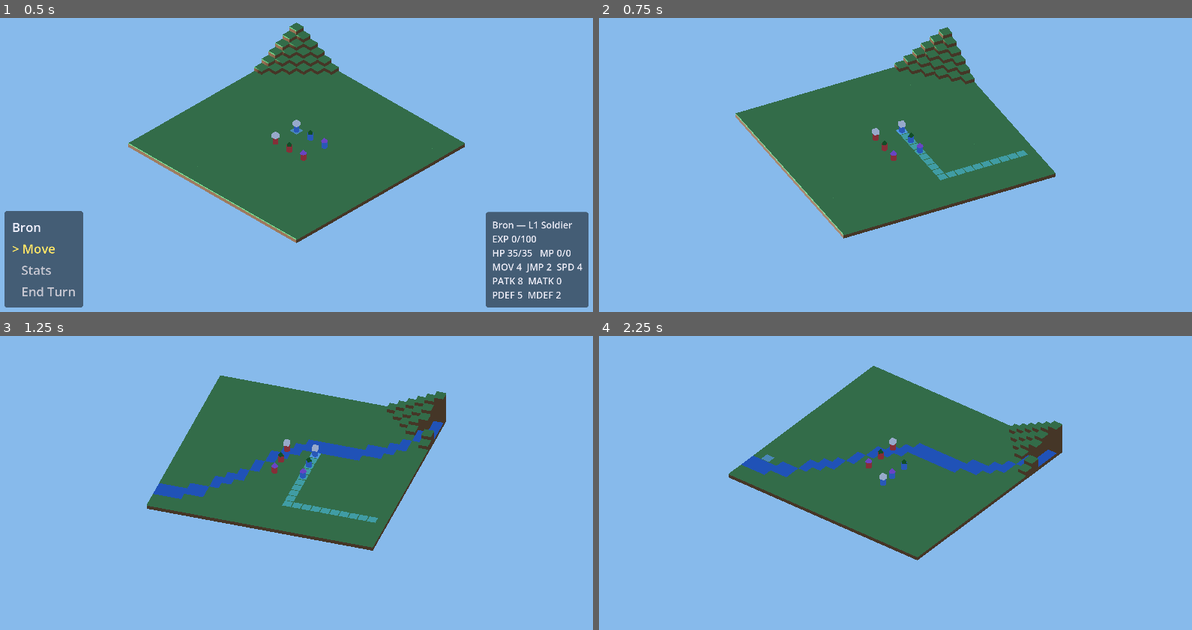
Above: before the commit, frames 1-4 (two rows, left to right).
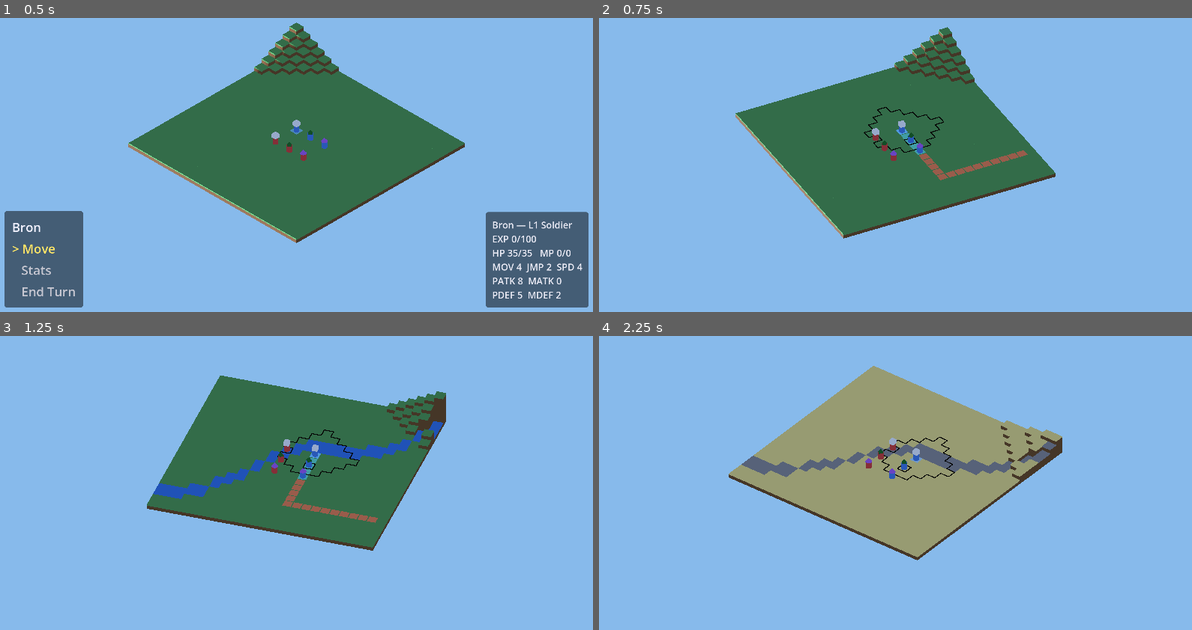
Above: after the commit, the same moments.

Repository: ZWMiller/cylinder_tactics
Game: Godot game, scene res://scenes/Main.tscn
The game is run twice, just before and just after one commit, with the same random seed, the same clock (stepped at 60 frames per second) and the same inputs.
Inputs (mouse positions are in pixels of both pictures, inside the frame that each line leads up to):
- Up to frame 1 (0.5 s): no input
- Up to frame 2 (0.75 s): tap Enter (ui_accept) at 0.5 s; move the mouse to (1025, 129) at 0.52 s; hold Up (ui_up) from 0.53 s (still down); hold Q from 0.53 s (still down); click (1025, 129) at 0.67 s
- Up to frame 3 (1.25 s): keep holding Up (ui_up); keep holding Q; tap Enter (ui_accept) at 0.77 s
- Up to frame 4 (2.25 s): release Up (ui_up) at 1.25 s; release Q at 1.25 s; drag from (776, 483) to (865, 532) at 1.27 s; tap Enter (ui_accept) at 2 s; move the mouse to (954, 391) at 2.02 s; hold Up (ui_up) from 2.03 s (still down); hold Q from 2.03 s (still down); click (954, 391) at 2.17 s

Frame 1 is identical in both runs. In frame 2, 0.5% of the frame differs, in the area x 44-73%, y 30-56%; in frame 3, 0.5%; in frame 4, 19%, in the area x 21-79%, y 10-76%.

Commit message:
Add movement range + jump gate with reachability outline and blue/red path preview
Gate movement by move/jump stats. Battlefield owns the math:
reachable_tiles (BFS) and classify_path (per-tile legality, reused by
the commit gate). Picking Move draws a black region outline (top-lines
+ corner posts that follow terraces); the path preview colors tiles
blue (legal) / red (illegal). Walk through allies, not enemies; 1
move-point per step, height jump-gated only.

Co-Authored-By: Claude Opus 4.8 <noreply@anthropic.com>

Diff:
--- a/scripts/Battlefield.gd
+++ b/scripts/Battlefield.gd
@@ -33,6 +33,19 @@
 ## works; 1000 is plenty and cheap.
 const _PICK_RAY_LENGTH := 1000.0
 
+## Thickness (world units) of the move-range outline strip across the edge it traces —
+## thin, so it reads as a drawn border line rather than a filled band. Used as the strip's
+## depth for both the horizontal top edges and the vertical cliff-face connectors.
+const _RANGE_BORDER_WIDTH := 0.09
+
+## Vertical thickness (world units) of a horizontal outline strip. Just enough to read as
+## a solid line from the ortho camera without poking visibly above the tile surface.
+const _RANGE_STRIP_THICKNESS := 0.04
+
+## The four orthogonal grid steps (no diagonals), reused by the reachability flood and
+## the range-outline edge test. `.y` is the grid Z axis (tiles are addressed (x, z)).
+const _ORTHO_DIRS := [Vector2i(1, 0), Vector2i(-1, 0), Vector2i(0, 1), Vector2i(0, -1)]
+
 # --- Configuration (editable in the Inspector; this is what @export means) ----
 
 ## Number of tiles along the X axis. There is intentionally no upper limit.
@@ -83,13 +96,32 @@
 ## Shared flat mesh laid over a tile to "light it up" as part of a previewed path.
 var _path_marker_mesh: PlaneMesh
 
-## Shared translucent material for the path markers (all markers look the same, so
-## one material is fine — unlike per-unit materials, we never recolor one alone).
+## Shared translucent material for LEGAL path-marker tiles (blue) — steps the active
+## unit is allowed to take. Per-marker `material_override` swaps in the illegal one below
+## for tiles that fail the move budget / jump gate / occupancy (see show_path).
 var _path_marker_material: StandardMaterial3D
+
+## Shared translucent material for ILLEGAL path-marker tiles (red) — a step that exceeds
+## the unit's jump, runs past its move budget, or ends on an occupied tile.
+var _path_illegal_material: StandardMaterial3D
 
 ## A reusable pool of marker nodes. We grow it on demand and hide the leftovers,
 ## so sweeping the mouse around to preview routes never allocates per frame.
 var _path_markers: Array[MeshInstance3D] = []
+
+# --- Move-range outline overlay (see show_move_range / clear_move_range) -------
+
+## A 1x1x1 box, scaled per segment into a thin horizontal sliver (a top edge) or a thin
+## vertical sliver (a cliff-face connector). A box rather than a flat plane lets the one
+## shared mesh form BOTH, so the outline can drop down terrain steps and stay continuous.
+var _range_strip_mesh: BoxMesh
+
+## Shared bright-blue material for the move-range outline (all segments look alike).
+var _range_material: StandardMaterial3D
+
+## Grown-on-demand pool of outline strips, leftovers hidden — same no-per-frame-alloc
+## trick as the path markers.
+var _range_markers: Array[MeshInstance3D] = []
 
 # --- Active-unit tile marker (see set_active_tile / clear_active_tile) --------
 
@@ -125,6 +157,24 @@
 	_path_marker_material.albedo_color = Color(0.30, 0.80, 1.0, 0.5)
 	_path_marker_material.transparency = BaseMaterial3D.TRANSPARENCY_ALPHA
 	_path_marker_material.shading_mode = BaseMaterial3D.SHADING_MODE_UNSHADED
+
+	# The red twin used for path tiles the move can't legally reach (jump too tall,
+	# beyond the move budget, or an occupied destination). Same flat translucent decal.
+	_path_illegal_material = StandardMaterial3D.new()
+	_path_illegal_material.albedo_color = Color(1.0, 0.30, 0.30, 0.5)
+	_path_illegal_material.transparency = BaseMaterial3D.TRANSPARENCY_ALPHA
+	_path_illegal_material.shading_mode = BaseMaterial3D.SHADING_MODE_UNSHADED
+
+	# Move-range outline: one shared 1x1 flat strip (scaled per edge segment) and one
+	# opaque BLACK material. Drawn only along the border of the reachable region (see
+	# show_move_range), so the interior stays clear. Black (not blue) so the border reads
+	# like a crisp menu line against any backdrop — a blue outline washed out against the
+	# sky where the region met the grid edge. Opaque + unshaded keeps it a flat, even line.
+	_range_strip_mesh = BoxMesh.new()
+	_range_strip_mesh.size = Vector3.ONE
+	_range_material = StandardMaterial3D.new()
+	_range_material.albedo_color = Color(0.05, 0.05, 0.05)
+	_range_material.shading_mode = BaseMaterial3D.SHADING_MODE_UNSHADED
 
 	# The active-unit tile highlight: one flat plane, nearly tile-sized, recolored per
 	# side. Same decal trick as the path markers — a PlaneMesh lying in the XZ plane,
@@ -263,10 +313,93 @@
 	return heights
 
 
+## The integer height "level" of tile (x, z) in the current state — the raw value
+## before `height_step` world scaling. The jump gate compares these directly against a
+## unit's `jump` stat, which is also expressed in height-levels (not world units).
+func _height_units(x: int, z: int) -> int:
+	return current_state()[x][z]["height"]
+
+
+## Breadth-first flood of every tile the active unit can both REACH and legally STOP on
+## from `start`, spending at most `move_points` orthogonal steps. Each step costs 1; a
+## step is walkable only when the height change to the neighbour is within `jump` AND the
+## neighbour isn't in `solid` (impassable — e.g. an enemy unit). Tiles in `occupied`
+## (any unit standing there) can be walked THROUGH but not stopped on, so they still
+## expand the flood yet are left out of the returned set. Returns `{ Vector2i: cost }`,
+## always including `start` at cost 0. This is the data the move-range outline draws from.
+##
+## Uniform step cost means plain BFS suffices: the first time a tile is reached is along
+## a shortest route, so a tile already in `costs` never needs revisiting.
+func reachable_tiles(start: Vector2i, move_points: int, jump: int, solid: Dictionary, occupied: Dictionary) -> Dictionary:
+	# `costs` records every visited tile (including walked-through occupied ones) so the
+	# flood won't re-expand them; `result` holds only the tiles that are legal to stop on.
+	var costs := {start: 0}
+	var result := {start: 0}
+	var frontier: Array[Vector2i] = [start]
+	var head := 0   # index-based queue front — cheaper than pop_front() on a big flood
+	while head < frontier.size():
+		var cur: Vector2i = frontier[head]
+		head += 1
+		var cur_cost: int = costs[cur]
+		if cur_cost >= move_points:
+			continue   # no budget left to step further from here
+		for dir in _ORTHO_DIRS:
+			var n: Vector2i = cur + dir
+			if n.x < 0 or n.x >= grid_width or n.y < 0 or n.y >= grid_height:
+				continue   # off the grid
+			if costs.has(n):
+				continue   # already reached along an equal/shorter route
+			if solid.has(n):
+				continue   # impassable tile (enemy unit)
+			if abs(_height_units(n.x, n.y) - _height_units(cur.x, cur.y)) > jump:
+				continue   # climb/drop is taller than this unit's jump
+			costs[n] = cur_cost + 1
+			if not occupied.has(n):
+				result[n] = cur_cost + 1   # reachable AND free to stand on
+			frontier.append(n)
+	return result
+
+
+## Per-tile legality for a concrete, already-expanded `tiles` path (parallel to it). The
+## start tile (index 0) is always legal — the unit is standing on it. Walking outward, a
+## step stays legal only while every prior step was legal AND: its index (== cumulative
+## cost, since each step is one tile) is within `move_points`, the height change is within
+## `jump`, and it doesn't enter a `solid` tile; additionally the FINAL tile must not be
+## `occupied` (you can pass through an ally but not stop on one). Once a tile is illegal,
+## every later tile is too. This drives the blue/red split in the path preview, and the
+## commit gate reuses it (a path with any `false` is refused).
+func classify_path(tiles: Array, move_points: int, jump: int, solid: Dictionary, occupied: Dictionary) -> Array:
+	var flags: Array[bool] = []
+	if tiles.is_empty():
+		return flags
+	flags.append(true)   # tiles[0] is the unit's current tile — always fine
+	var last := tiles.size() - 1
+	var legal_so_far := true
+	for i in range(1, tiles.size()):
+		var ok := legal_so_far
+		if ok:
+			var climb: int = abs(_height_units(tiles[i].x, tiles[i].y) - _height_units(tiles[i - 1].x, tiles[i - 1].y))
+			if i > move_points:
+				ok = false            # past the move budget
+			elif climb > jump:
+				ok = false            # step too tall for this unit's jump
+			elif solid.has(tiles[i]):
+				ok = false            # stepped into an impassable (enemy) tile
+			elif i == last and occupied.has(tiles[i]):
+				ok = false            # can't stop on a tile a unit already holds
+		flags.append(ok)
+		legal_so_far = legal_so_far and ok
+	return flags
+
+
 ## Light up each tile in `tiles` with a translucent overlay marker — the live
 ## movement-path preview. Reuses a pool of marker meshes (grown on demand, leftovers
 ## hidden) so dragging the mouse to preview routes is cheap. Empty list hides all.
-func show_path(tiles: Array) -> void:
+##
+## `legal_flags` (parallel to `tiles`, from `classify_path`) colours each tile: blue
+## where the move is allowed, red where it isn't. When omitted, every tile shows blue —
+## handy for callers that don't gate (none do today, but it keeps the API forgiving).
+func show_path(tiles: Array, legal_flags: Array = []) -> void:
 	# Grow the pool until there is a marker for every path tile.
 	while _path_markers.size() < tiles.size():
 		var marker := MeshInstance3D.new()
@@ -281,6 +414,9 @@
 		var marker: MeshInstance3D = _path_markers[i]
 		if i < tiles.size():
 			marker.position = tile_to_world(tiles[i].x, tiles[i].y) + Vector3(0.0, 0.03, 0.0)
+			# Default to legal/blue; paint red where the legality flag says illegal.
+			var legal: bool = legal_flags[i] if i < legal_flags.size() else true
+			marker.material_override = _path_marker_material if legal else _path_illegal_material
 			marker.visible = true
 		else:
 			marker.visible = false
@@ -289,6 +425,114 @@
 ## Hide the movement-path preview overlay.
 func clear_path() -> void:
 	for marker in _path_markers:
+		marker.visible = false
+
+
+## Draw the move-range OUTLINE: a bright border tracing the silhouette of the reachable
+## region. For every reachable tile we lay a thin strip along each side that faces a
+## NON-reachable tile (or the grid edge), so the interior stays clear and only "the shape
+## of where I can go" is drawn. `reachable` is the dict from `reachable_tiles` (its keys
+## are the reachable tiles). Reuses a grown-on-demand strip pool; pass an empty dict (or
+## call `clear_move_range`) to hide it.
+func show_move_range(reachable: Dictionary) -> void:
+	var seg := 0   # index of the next free strip in the pool
+	# As we lay the horizontal top lines we also record, per grid corner, the lowest and
+	# highest top-line that touches it. Where those differ, the outline changes height at
+	# that corner, so a thin vertical post is dropped there to keep the line continuous —
+	# this spans multi-level drops for free (every level's line touches the same corner).
+	# Corners are keyed in a DOUBLED integer lattice so tile centers (even) and corners
+	# (odd) both have integer keys; see `_edge_corner_keys`.
+	var corner_lo := {}
+	var corner_hi := {}
+	for tile in reachable:
+		var here: Vector2i = tile
+		var here_top := tile_height(here.x, here.y)
+		for dir in _ORTHO_DIRS:
+			if reachable.has(here + dir):
+				continue   # interior edge — neighbour is reachable too, no border here
+			# Top line: a horizontal sliver along this edge at the tile's surface height.
+			_place_range_top(_claim_range_marker(seg), here, dir, here_top)
+			seg += 1
+			# Register both endpoint corners of this edge at this tile's height.
+			for ckey in _edge_corner_keys(here, dir):
+				if corner_lo.has(ckey):
+					corner_lo[ckey] = minf(corner_lo[ckey], here_top)
+					corner_hi[ckey] = maxf(corner_hi[ckey], here_top)
+				else:
+					corner_lo[ckey] = here_top
+					corner_hi[ckey] = here_top
+	# Vertical posts wherever the outline steps between heights at a corner.
+	for ckey in corner_lo:
+		if corner_hi[ckey] - corner_lo[ckey] <= 0.001:
+			continue   # outline stays at one height here — nothing to bridge
+		_place_range_post(_claim_range_marker(seg), ckey, corner_lo[ckey], corner_hi[ckey])
+		seg += 1
+	# Hide any strips left over from a previous, larger outline.
+	for i in range(seg, _range_markers.size()):
+		_range_markers[i].visible = false
+
+
+## Grow the outline-strip pool until it has a strip at `index`, then return it. Same
+## grown-on-demand / hide-leftovers pooling as the path markers, factored out because a
+## single boundary edge can now spawn two strips (a top line and a cliff connector).
+func _claim_range_marker(index: int) -> MeshInstance3D:
+	while index >= _range_markers.size():
+		var m := MeshInstance3D.new()
+		m.mesh = _range_strip_mesh
+		m.material_override = _range_material
+		m.visible = false
+		add_child(m)
+		_range_markers.append(m)
+	return _range_markers[index]
+
+
+## Lay the horizontal top sliver along the `dir` edge of tile `here`, centered on the edge
+## line at the tile's surface `top` (lifted a hair to clear the cap). Thin across the edge,
+## full tile width along it; an X-facing edge runs along Z, a Z-facing edge along X.
+func _place_range_top(marker: MeshInstance3D, here: Vector2i, dir: Vector2i, top: float) -> void:
+	var center := tile_to_world(here.x, here.y)
+	marker.position = Vector3(
+		center.x + dir.x * tile_size * 0.5,
+		top + 0.05,
+		center.z + dir.y * tile_size * 0.5)
+	if dir.x != 0:
+		marker.scale = Vector3(_RANGE_BORDER_WIDTH, _RANGE_STRIP_THICKNESS, tile_size)
+	else:
+		marker.scale = Vector3(tile_size, _RANGE_STRIP_THICKNESS, _RANGE_BORDER_WIDTH)
+	marker.visible = true
+
+
+## The two endpoint corners of tile `here`'s `dir`-facing edge, as keys in the doubled
+## integer lattice (a tile center (x, z) is key (2x, 2z); its corners are the odd keys
+## one step away). The edge midpoint is the center plus `dir`; its two ends are that
+## midpoint plus/minus the perpendicular step. Shared corners get identical keys from
+## adjacent tiles, which is what lets the height-step detection in `show_move_range` work.
+func _edge_corner_keys(here: Vector2i, dir: Vector2i) -> Array:
+	var mid := Vector2i(here.x * 2, here.y * 2) + dir
+	var perp := Vector2i(dir.y, dir.x)   # rotate the step 90° to run along the edge
+	return [mid + perp, mid - perp]
+
+
+## Stand a thin vertical post at grid corner `ckey` (a doubled-lattice key), spanning Y
+## from `y_low` to `y_high`, to connect outline top-lines that meet there at different
+## heights. Thin in both X and Z so it reads as a corner of the line, not a wall/face.
+func _place_range_post(marker: MeshInstance3D, ckey: Vector2i, y_low: float, y_high: float) -> void:
+	# Halving the doubled key recovers the corner's (half-integer) grid index. We can't
+	# reuse `_grid_to_world_x/z` here: they take an `int`, which would TRUNCATE 12.5 to 12
+	# and park the post at a tile center. So apply the same centering formula in float.
+	var gx := ckey.x * 0.5
+	var gz := ckey.y * 0.5
+	marker.position = Vector3(
+		gx * tile_size - (grid_width - 1) * tile_size * 0.5,
+		(y_low + y_high) * 0.5,
+		gz * tile_size - (grid_height - 1) * tile_size * 0.5)
+	marker.scale = Vector3(_RANGE_BORDER_WIDTH, y_high - y_low, _RANGE_BORDER_WIDTH)
+	marker.visible = true
+
+
+## Hide the move-range outline overlay.
+func clear_move_range() -> void:
+	for marker in _range_markers:
 		marker.visible = false
 
 
--- a/scripts/Main.gd
+++ b/scripts/Main.gd
@@ -101,6 +101,17 @@
 ## actually changes (mouse-move fires far more often than the hovered tile changes).
 var _hovered_tile: Vector2i = Battlefield.INVALID_TILE
 
+## The active unit's movement constraints for the in-progress Move, snapshotted when the
+## move phase opens (occupancy and the unit's start tile don't change until it actually
+## moves, so we compute these once instead of per mouse-move):
+##   - `_reachable`  : { Vector2i: cost } the unit can reach + stop on (drives the outline)
+##   - `_move_solid` : tiles it cannot enter at all (enemy units)
+##   - `_move_occupied` : tiles it can pass through but not stop on (any unit)
+## `_move_solid`/`_move_occupied` feed the per-tile blue/red legality of the path preview.
+var _reachable: Dictionary = {}
+var _move_solid: Dictionary = {}
+var _move_occupied: Dictionary = {}
+
 ## Floating HUD box that shows a unit's stat block above its head. One reusable view,
 ## repositioned/retexted per target; hidden when nothing is being inspected.
 var _stat_panel: StatPanel
@@ -282,7 +293,13 @@
 	if _active_unit.is_moving() or _hovered_tile == Battlefield.INVALID_TILE:
 		_battlefield.clear_path()
 		return
-	_battlefield.show_path(Battlefield.expand_path(_planned_route(_hovered_tile)))
+	# Expand the waypoint route into adjacent steps, classify each as legal/illegal
+	# against the unit's move budget + jump + occupancy, and light the tiles blue/red.
+	var tile_path := Battlefield.expand_path(_planned_route(_hovered_tile))
+	var flags := _battlefield.classify_path(
+		tile_path, _active_unit.max_stats.move, _active_unit.max_stats.jump,
+		_move_solid, _move_occupied)
+	_battlefield.show_path(tile_path, flags)
 
 
 ## Build the route tile list: current tile -> committed waypoints -> `destination`
@@ -322,24 +339,23 @@
 		return
 
 	var route := _planned_route(destination)
-	var final_tile: Vector2i = route.back()
-	# Don't stack two units. (Intermediate-tile checks come with reachability later.)
-	if _units_by_tile.has(final_tile) and _units_by_tile[final_tile] != _active_unit:
-		return
 
 	# Densify into adjacent tile steps; bail (stay in move mode) if nowhere to go.
 	var tile_path := Battlefield.expand_path(route)
 	if tile_path.size() < 2:
 		return
 
-	# Future jump gate hooks here: compare Battlefield.path_step_heights(tile_path)
-	# against the unit's jump stat and reject the move if any step is too tall. For
-	# now just surface the tallest step so the data is visible while we test.
-	var tallest := 0.0
-	for step in _battlefield.path_step_heights(tile_path):
-		tallest = max(tallest, abs(step))
-	print("Move: %d tiles, tallest step %.2f" % [tile_path.size(), tallest])
-
+	# Gate the move: every step must clear the jump height, stay within the move budget,
+	# avoid enemy tiles, and not end on an occupied tile. `classify_path` flags each tile;
+	# if any is illegal we refuse and stay in move mode — the preview is already showing
+	# the player exactly which tiles (the red ones) made it illegal.
+	var flags := _battlefield.classify_path(
+		tile_path, _active_unit.max_stats.move, _active_unit.max_stats.jump,
+		_move_solid, _move_occupied)
+	if flags.has(false):
+		return
+
+	var final_tile: Vector2i = tile_path.back()
 	# Update occupancy to the destination, then walk the stepped polyline.
 	_units_by_tile.erase(_active_unit.grid_coord)
 	_active_unit.grid_coord = final_tile
@@ -377,12 +393,39 @@
 	_clear_plan()
 	_unpin_stats()
 	_hovered_tile = Battlefield.INVALID_TILE
-
-
-## Drop any planned waypoints and hide the path preview (back to a clean slate).
+	# Snapshot the unit's reach for this turn and outline it on the map.
+	_compute_move_constraints()
+	_battlefield.show_move_range(_reachable)
+
+
+## Snapshot what limits the active unit's move THIS turn: the set of tiles it can reach
+## and stop on (for the range outline) plus the solid/occupied tile sets (for the
+## blue/red path legality). Computed once when move mode opens because none of it changes
+## until the unit actually moves — occupancy is fixed and the unit is still on its start
+## tile. Other units' tiles are classified by side: ANY unit blocks stopping, but only an
+## ENEMY blocks passage (you may walk through an ally, just not stop on one).
+func _compute_move_constraints() -> void:
+	_move_solid = {}
+	_move_occupied = {}
+	for tile in _units_by_tile:
+		var u: Unit = _units_by_tile[tile]
+		if u == _active_unit:
+			continue
+		_move_occupied[tile] = true
+		if u.allegiance != _active_unit.allegiance:
+			_move_solid[tile] = true
+	_reachable = _battlefield.reachable_tiles(
+		_active_unit.grid_coord, _active_unit.max_stats.move, _active_unit.max_stats.jump,
+		_move_solid, _move_occupied)
+
+
+## Drop any planned waypoints and hide the path preview + move-range outline (back to a
+## clean slate). Called on every entry to and exit from move mode, so both overlays are
+## consistently cleared when leaving and freshly redrawn when re-entering.
 func _clear_plan() -> void:
 	_planned_waypoints.clear()
 	_battlefield.clear_path()
+	_battlefield.clear_move_range()
 
 
 ## Instantiate one unit from a `Recruit`, stand it on tile (x, z), and register it in
Not shown, changed: docs/BATTLEFIELD.md
Not shown, changed: docs/DECISION_LOG.md
Not shown, changed: docs/TODO.md
